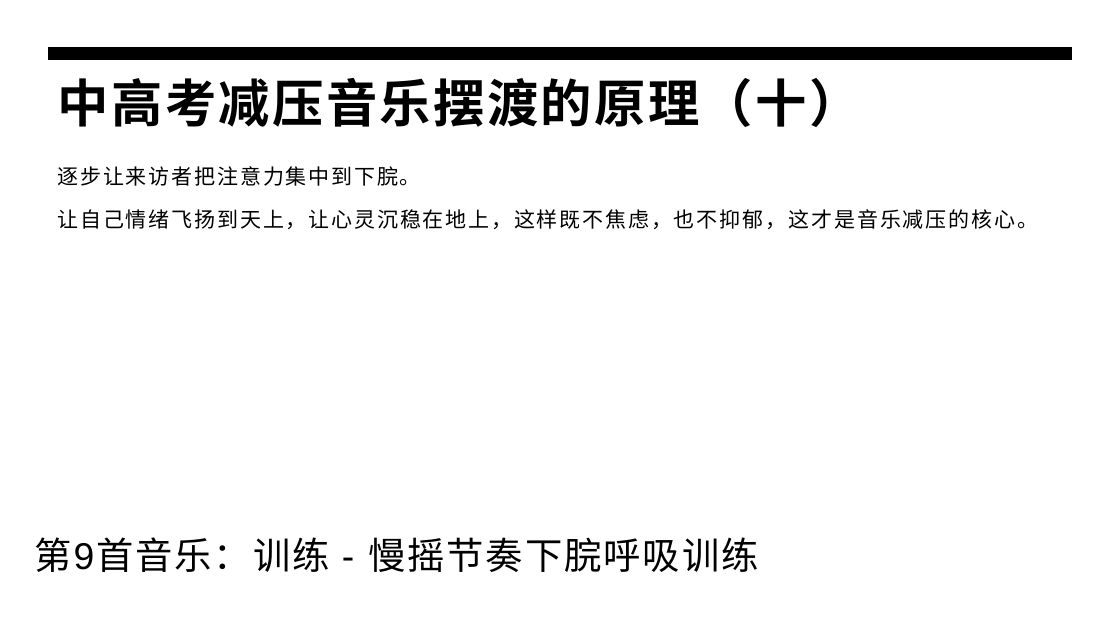
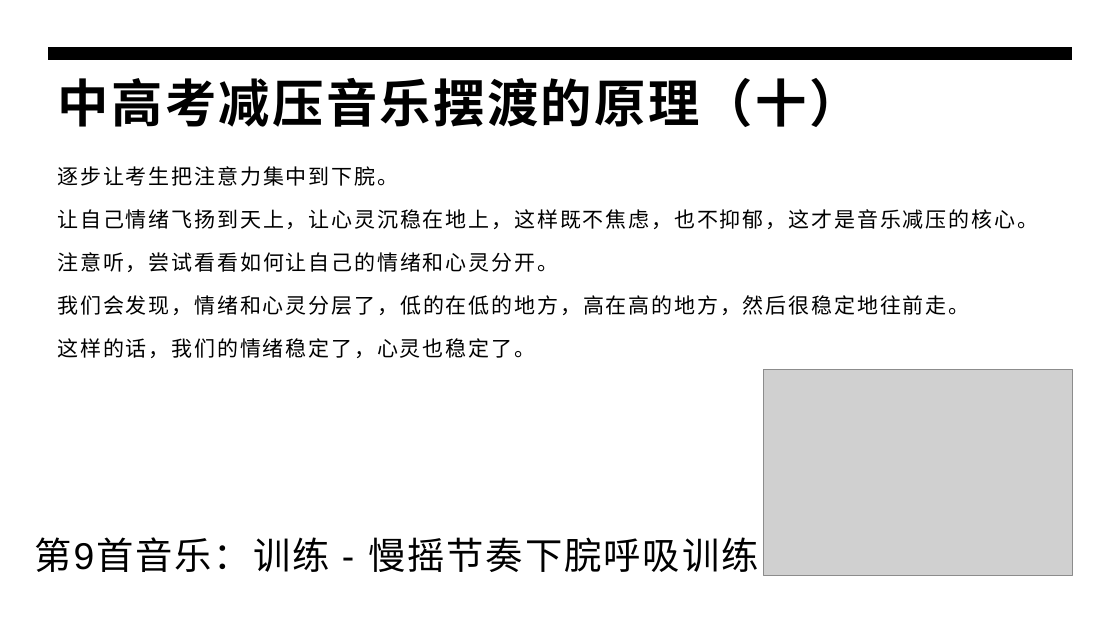
Before and after one commit to panxibei/writing, a slide deck: slide 23 of 44_心理学/30_浥尘伙伴社团原创：中高考音乐减压心理训练/PPT制作素材/浥尘伙伴社团：中高考音乐减压心理训练.pptx. Drawn at 1120x630 pixels with LibreOffice and Linux fonts; fonts in the diff are those of the drawing; grey boxes stand for pictures. Boxes give left, top, right and bottom in pixels: in the first picture for what was removed or moved away, otherwise in the second. Text is boxed around its words. In the diff, an @@ line names an element or a change of style, - is before the commit and + after.

```diff
--- a/44_心理学/30_浥尘伙伴社团原创：中高考音乐减压心理训练/PPT制作素材/浥尘伙伴社团：中高考音乐减压心理训练.pptx
+++ b/44_心理学/30_浥尘伙伴社团原创：中高考音乐减压心理训练/PPT制作素材/浥尘伙伴社团：中高考音乐减压心理训练.pptx
@@ text at bbox=[57, 166, 398, 186]: text changed @@
-逐步让来访者把注意力集中到下脘。
+逐步让考生把注意力集中到下脘。
@@ text at bbox=[57, 252, 970, 358]: paragraphs added @@
+注意听，尝试看看如何让自己的情绪和心灵分开。
+我们会发现，情绪和心灵分层了，低的在低的地方，高在高的地方，然后很稳定地往前走。
+这样的话，我们的情绪稳定了，心灵也稳定了。
@@ picture added at bbox=[764, 370, 1073, 576] @@
```
Also in this commit, not shown: 4 other slides changed, 1 slide removed, 5 other files.
